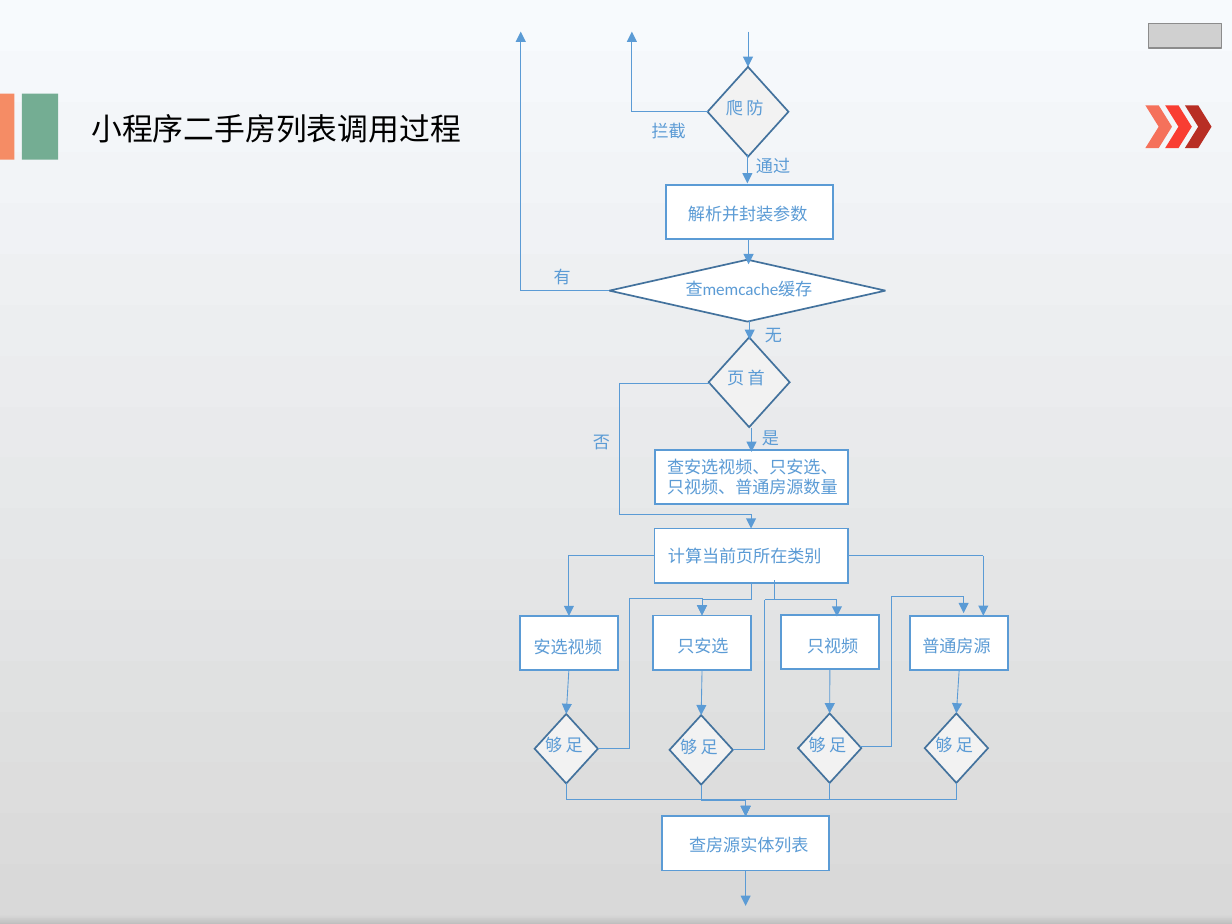
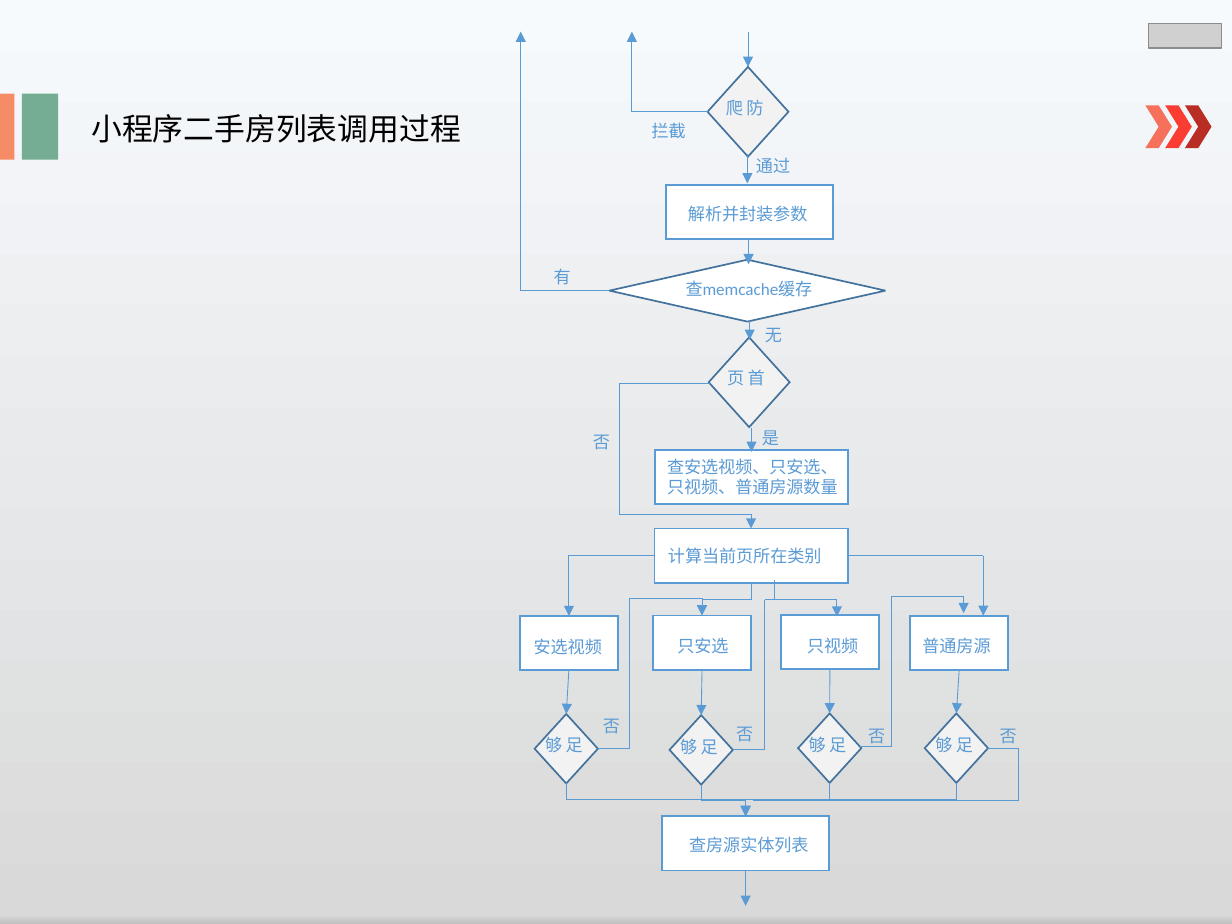
Before and after one commit to lspgithublxh/document, a slide deck: slide 14 of 业务文档跟踪/述职/shuzhi.pptx. Drawn at 1232x924 pixels with LibreOffice and Linux fonts; fonts in the diff are those of the drawing; grey boxes stand for pictures. Boxes give left, top, right and bottom in pixels: in the first picture for what was removed or moved away, otherwise in the second. Text is boxed around its words. In the diff, an @@ line names an element or a change of style, - is before the commit and + after.

```diff
--- a/业务文档跟踪/述职/shuzhi.pptx
+++ b/业务文档跟踪/述职/shuzhi.pptx
@@ text added at bbox=[603, 718, 620, 734], 10 pt, text #5B9BD5 @@
+否
@@ text added at bbox=[736, 726, 753, 742], 10 pt, text #5B9BD5 @@
+否
@@ elbow line added from (988, 748) to (753, 801), #5B9BD5 0.5 pt @@
@@ text added at bbox=[868, 728, 885, 747], 10 pt, text #5B9BD5 @@
+否
@@ text added at bbox=[1000, 728, 1017, 744], 10 pt, text #5B9BD5 @@
+否
```
Also in this commit, not shown: 7 other slides changed, 1 slide added, 1 slide removed.
